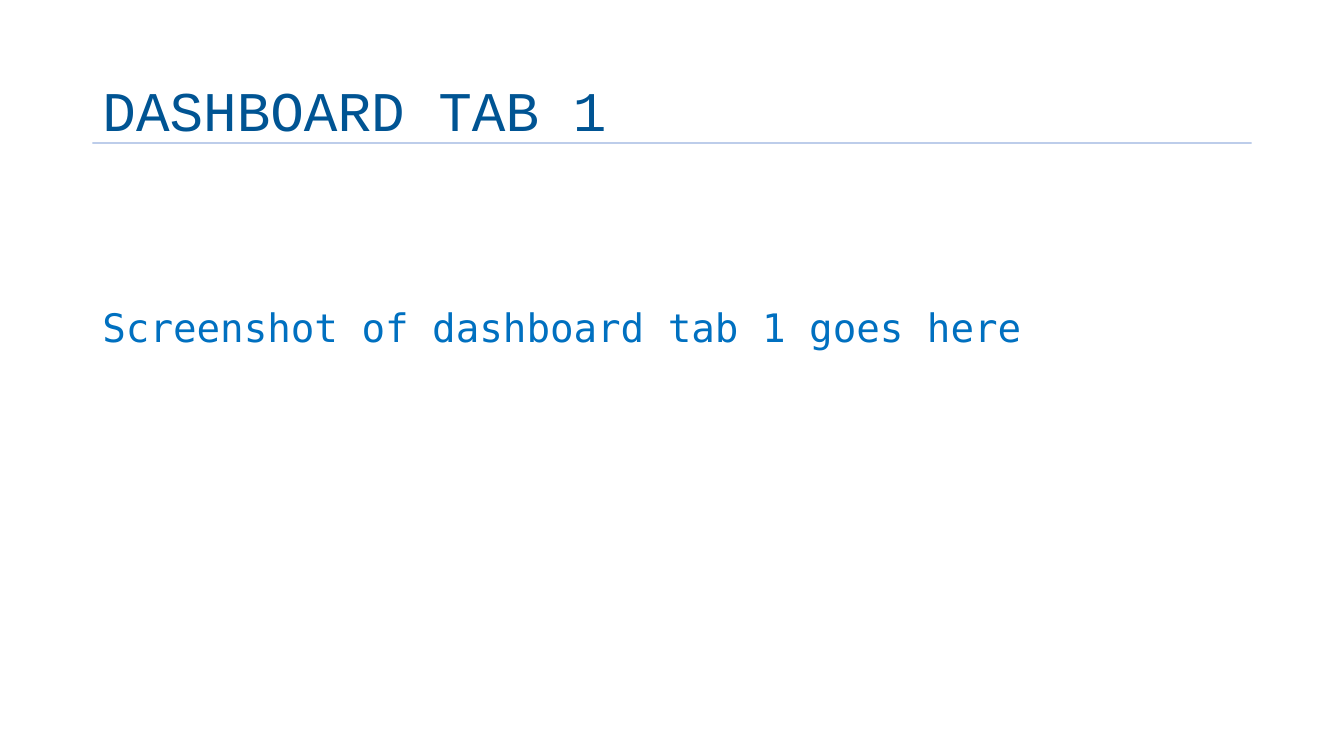
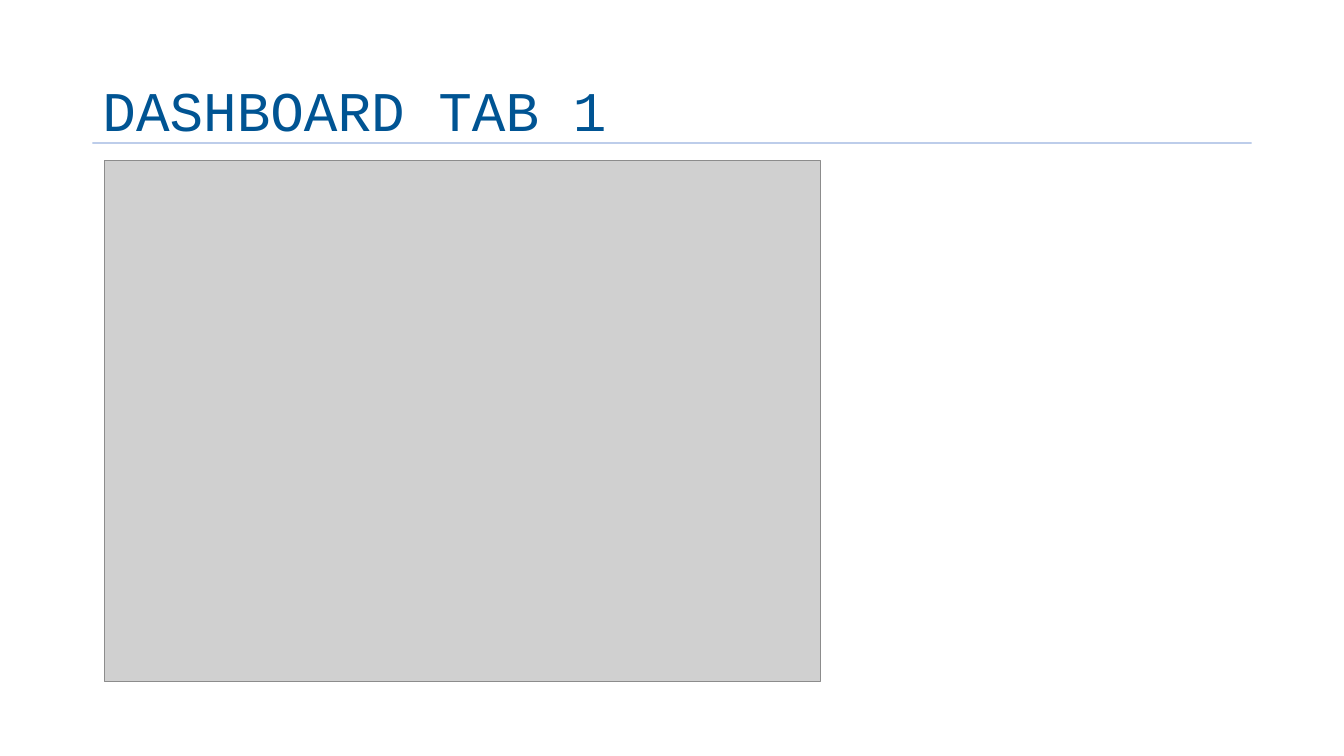
Before and after one commit to Arsiry/ibm-professional-certificates, a slide deck: slide 12 of data_analyst_capstone_project/Final-Capstone-Story.pptx. Drawn at 1344x756 pixels with LibreOffice and Linux fonts; fonts in the diff are those of the drawing; grey boxes stand for pictures; background and template pictures are left out. Boxes give left, top, right and bottom in pixels: in the first picture for what was removed or moved away, otherwise in the second. Text is boxed around its words. In the diff, an @@ line names an element or a change of style, - is before the commit and + after.

```diff
--- a/data_analyst_capstone_project/Final-Capstone-Story.pptx
+++ b/data_analyst_capstone_project/Final-Capstone-Story.pptx
@@ picture added at [104, 160, 820, 682] @@
@@ text removed at [102, 312, 1021, 351] @@
-Screenshot of dashboard tab 1 goes here
```
Also in this commit, not shown: 15 other slides changed, 1 slide added, 4 other files.
